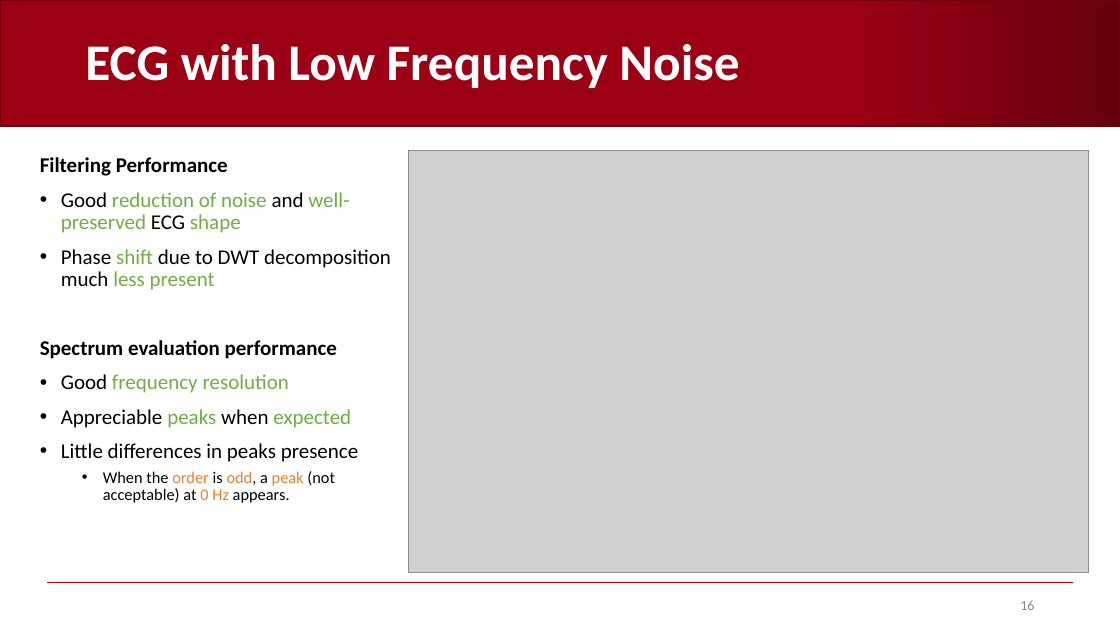
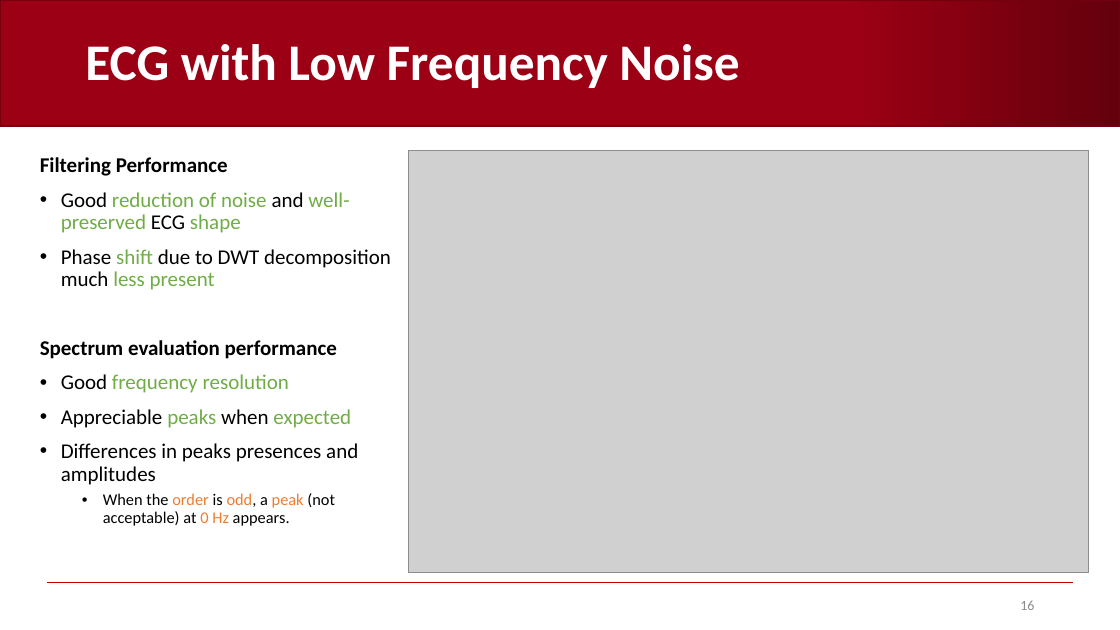
Before and after one commit to AndreaCorrado00/Tesi_magistrale_Corrado_Andrea, a slide deck: slide 16 of Documentation/3. in-depth spectrum analysis.pptx. Drawn at 1120x630 pixels with LibreOffice and Linux fonts; fonts in the diff are those of the drawing; grey boxes stand for pictures; background and template pictures are left out. Boxes give left, top, right and bottom in pixels: in the first picture for what was removed or moved away, otherwise in the second. Text is boxed around its words. In the diff, an @@ line names an element or a change of style, - is before the commit and + after.

```diff
--- a/Documentation/3. in-depth spectrum analysis.pptx
+++ b/Documentation/3. in-depth spectrum analysis.pptx
@@ text at (61, 443, 358, 485): text changed @@
-• Little differences in peaks presence
+• Differences in peaks presences and amplitudes
```
Also in this commit, not shown: 2 other slides changed, 6 other files.
